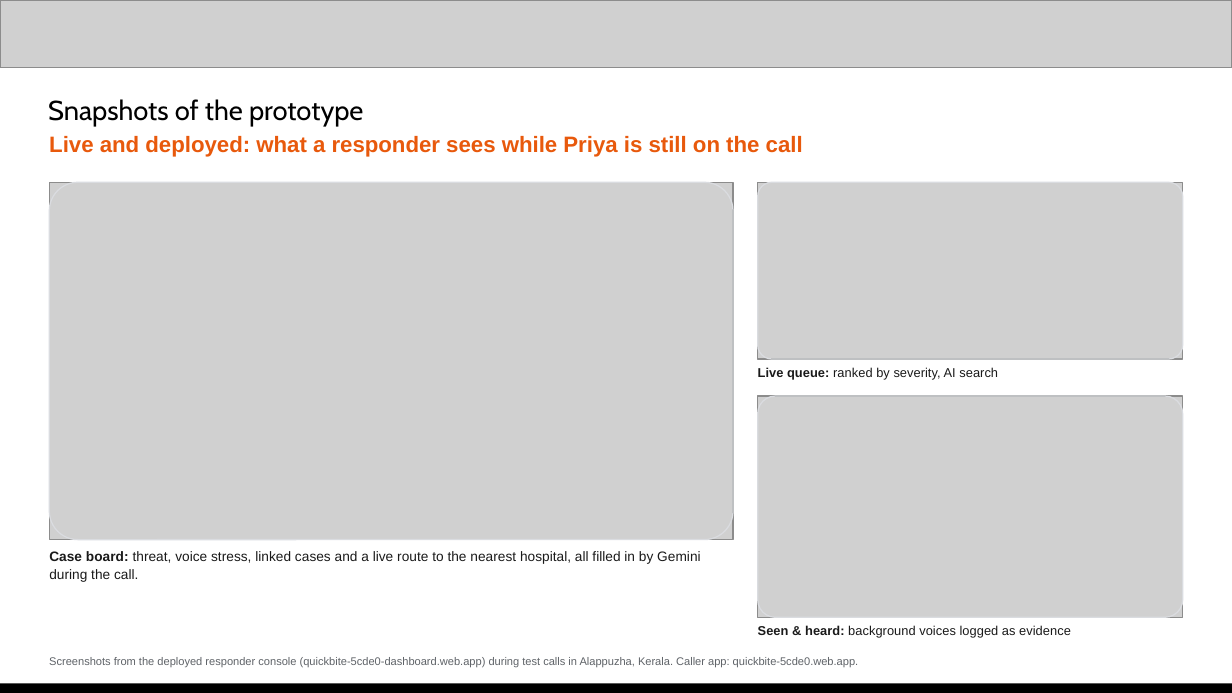
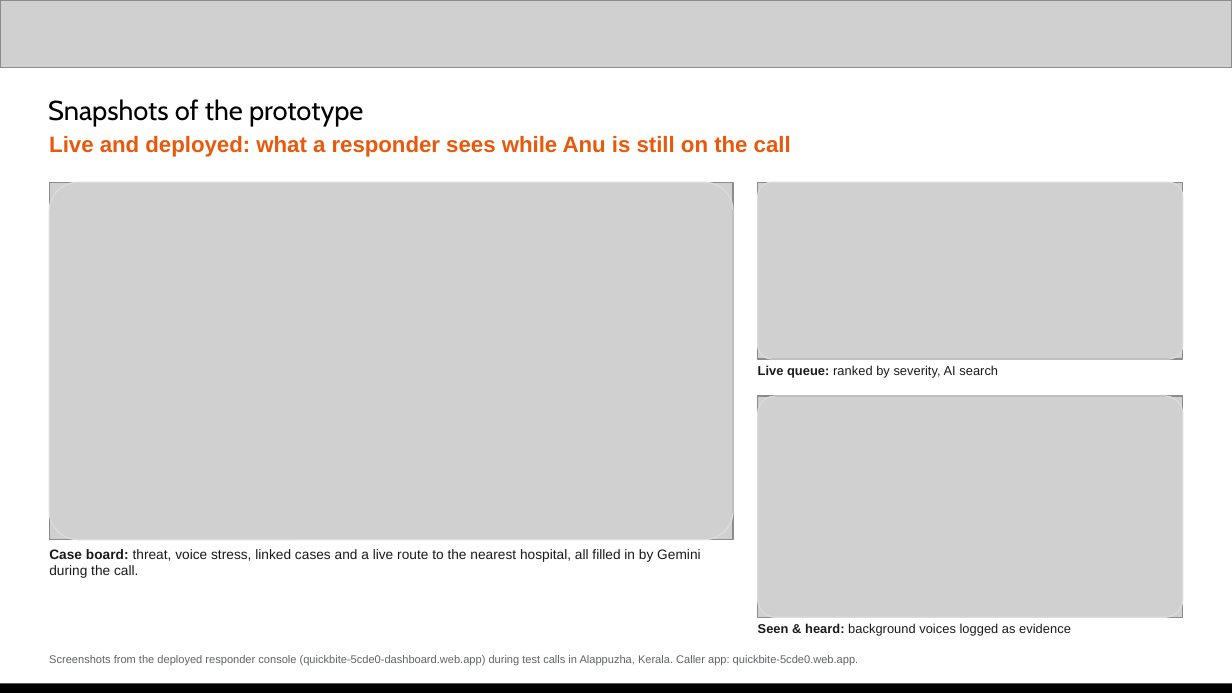
Before and after one commit to Jeevanvsan/ai_builder_hack, a slide deck: slide 11 of deck/QuickBite_Submission_Deck_NexMind_v2.pptx. Drawn at 1232x693 pixels with LibreOffice and Linux fonts; fonts in the diff are those of the drawing; grey boxes stand for pictures. Boxes give left, top, right and bottom in pixels: in the first picture for what was removed or moved away, otherwise in the second. Text is boxed around its words. In the diff, an @@ line names an element or a change of style, - is before the commit and + after.

```diff
--- a/deck/QuickBite_Submission_Deck_NexMind_v2.pptx
+++ b/deck/QuickBite_Submission_Deck_NexMind_v2.pptx
@@ text at (49, 136, 791, 157): text changed @@
-Live and deployed: what a responder sees while Priya is still on the call
+Live and deployed: what a responder sees while Anu is still on the call
@@ line spacing 1.12 to 1 in 4 elements at (49, 549, 700, 578), (758, 365, 998, 378), (758, 623, 1071, 636), (49, 655, 859, 666) @@
```
Also in this commit, not shown: 14 other slides changed, 1 other file.
